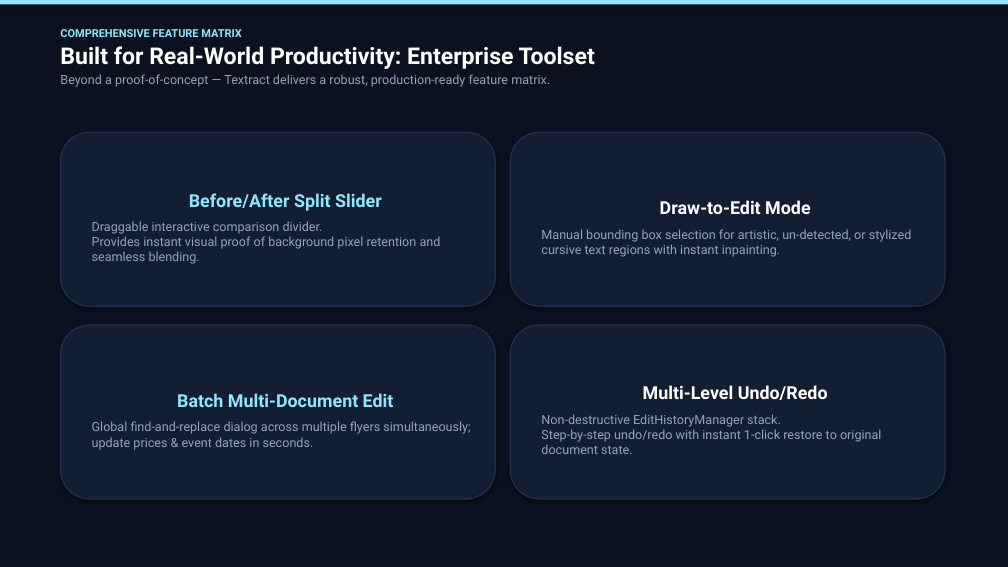
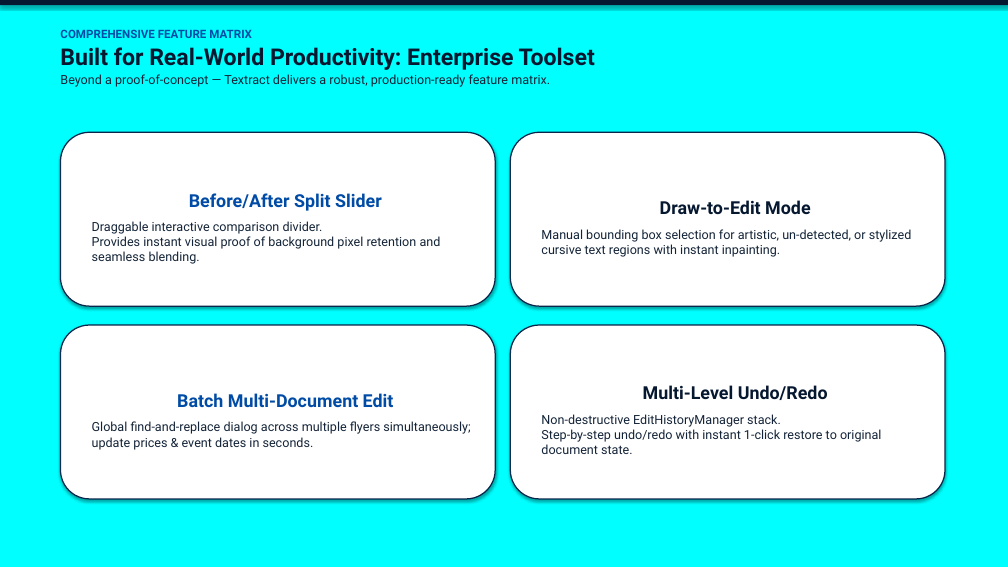
Before and after one commit to gou2005/Textract, a slide deck: slide 8 of Textract_iQOO_Hackathon_2026.pptx. Drawn at 1008x567 pixels with LibreOffice and Linux fonts; fonts in the diff are those of the drawing. Boxes give left, top, right and bottom in pixels: in the first picture for what was removed or moved away, otherwise in the second. Text is boxed around its words. In the diff, an @@ line names an element or a change of style, - is before the commit and + after.

Commit message:
Update PPT presentation background theme to pure cyan (#00FFFF) with high-contrast typography

```diff
--- a/Textract_iQOO_Hackathon_2026.pptx
+++ b/Textract_iQOO_Hackathon_2026.pptx
@@ rectangle at bbox=[0, 0, 1008, 567]: fill #0B111E to #00FFFF @@
@@ rectangle at bbox=[0, 0, 1008, 5]: fill #90E6FC to #061830 @@
@@ text "COMPREHENSIVE FEATURE MATRIX" at bbox=[60, 29, 595, 87]: size 10.5 to 11 pt, text colour #90E6FC to #004BA5 in "COMPREHENSIVE FEATURE MATRIX"; text colour #FFFFFF to #061830 in "Built for Real-World Productivity: Enterprise Toolset"; text colour #94A3B8 to #142438 in "Beyond a proof-of-concept — Textract delivers a ..." @@
@@ rounded rectangle "Before/After Split Slider" at bbox=[60, 132, 495, 306]: text colour #90E6FC to #004BA5 in "Before/After Split Slider"; text colour #94A3B8 to #142438 in "Draggable interactive comparison divider. Provides instant v ..."; fill #131E32 to #FFFFFF; outline #20304C 1.2 pt to #08264B 1.2 pt @@
@@ rounded rectangle "Draw-to-Edit Mode" at bbox=[510, 132, 945, 306]: text colour #FFFFFF to #061830 in "Draw-to-Edit Mode"; text colour #94A3B8 to #142438 in "Manual bounding box selection for artistic, un-detected, ..."; fill #131E32 to #FFFFFF; outline #20304C 1.2 pt to #08264B 1.2 pt @@
@@ rounded rectangle "Batch Multi-Document Edit" at bbox=[60, 325, 495, 499]: text colour #90E6FC to #004BA5 in "Batch Multi-Document Edit"; text colour #94A3B8 to #142438 in "Global find-and-replace dialog across multiple flyers simult ..."; fill #131E32 to #FFFFFF; outline #20304C 1.2 pt to #08264B 1.2 pt @@
@@ rounded rectangle "Multi-Level Undo/Redo" at bbox=[510, 325, 945, 499]: text colour #FFFFFF to #061830 in "Multi-Level Undo/Redo"; text colour #94A3B8 to #142438 in "Non-destructive EditHistoryManager stack. Step-by-step undo/ ..."; fill #131E32 to #FFFFFF; outline #20304C 1.2 pt to #08264B 1.2 pt @@
```
Also in this commit, not shown: 11 other slides changed, 1 other file.
